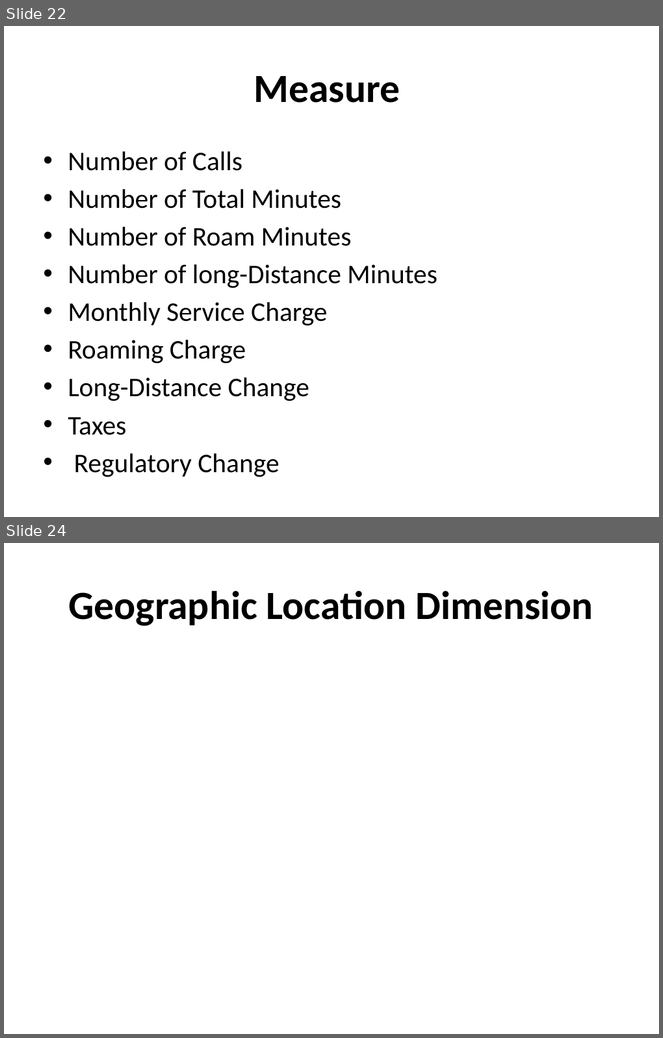
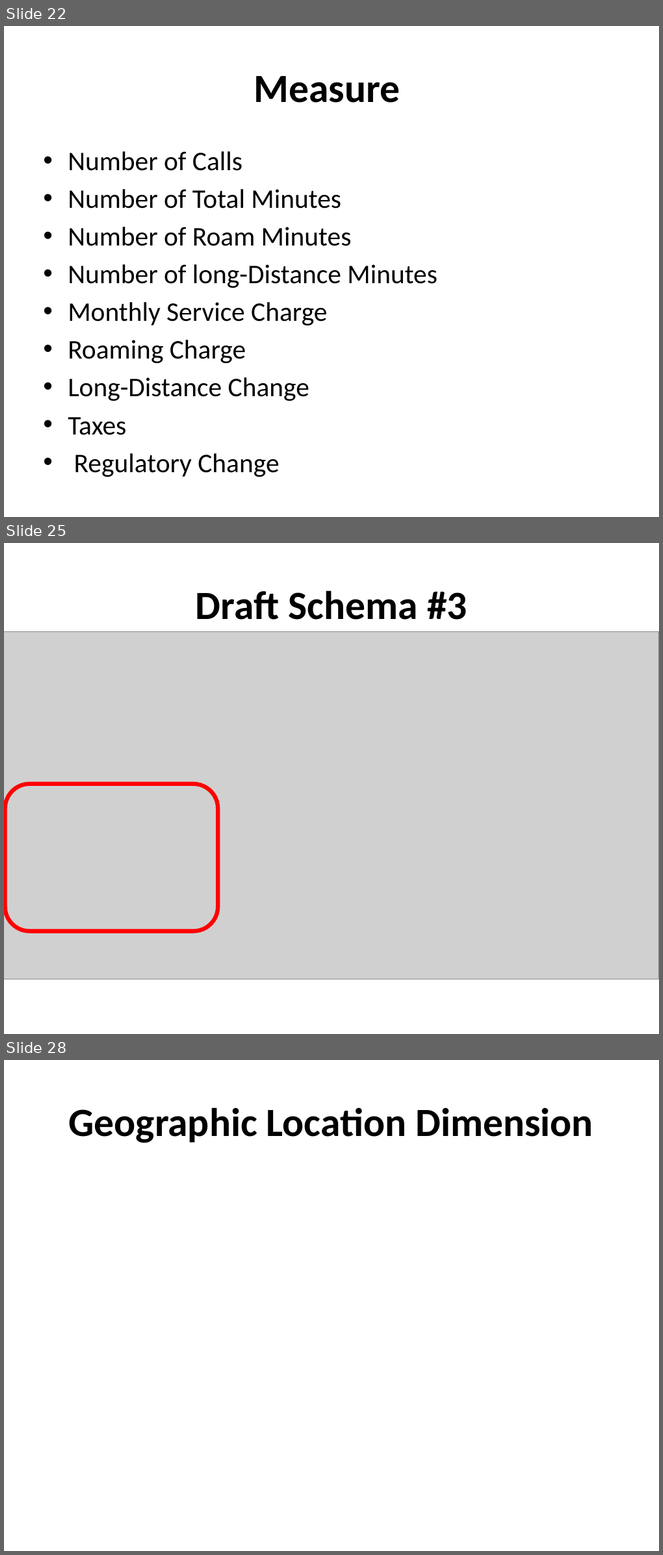
Before and after one commit to passzenith/passzenithproject, a slide deck: DW/Telecommunications and Utilities.pptx. Shown one above the other, each under a label of ours: slides 22 and 24 before the commit, slides 22, 25 and 28 after it; the slides between them are not shown. The pictures are 663x1038 and 663x1555 pixels, drawn with LibreOffice and Linux fonts; fonts in the diff are those of the drawing; grey boxes stand for pictures. Boxes give left, top, right and bottom in pixels: in the first picture for what was removed or moved away, otherwise in the second. Text is boxed around its words. In the diff, an @@ line names an element or a change of style, - is before the commit and + after.

```diff
--- a/DW/Telecommunications and Utilities.pptx
+++ b/DW/Telecommunications and Utilities.pptx
@@ slide 25 added at box(4, 543, 659, 1034), background #FFFFFF @@
@@ title added at box(196, 590, 467, 620), 44 pt, text #000000, bold @@
+Draft Schema #3
@@ picture added at box(4, 631, 659, 979) @@
@@ rounded rectangle added at box(5, 784, 218, 932), outline #FF0000 4.5 pt @@
@@ what was slide 24 is now slide 28 @@
```
Also in this commit, not shown: 2 slides changed, 3 other slides added, 1 other file.
